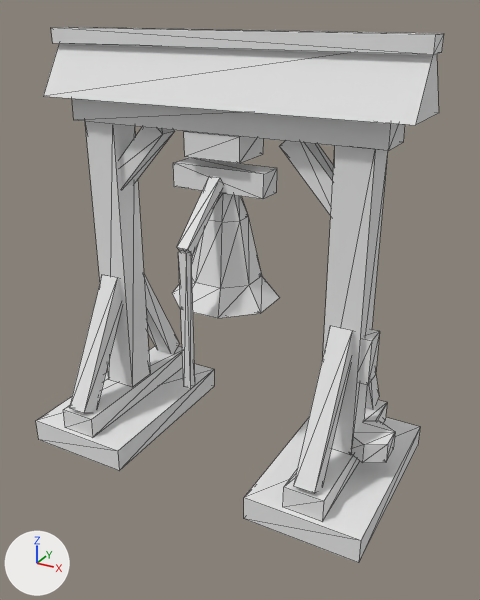
A saved change to the glTF model assets/models/bell-post.glb.
The view is the same before and after, from a camera (50 mm lens) standing at (2.72, -4.68, 3.89) and looking at (0.17, -0.05, 1.58). Arrows for +X, +Y and +Z are at lower left; the lights stay in place. The picture after the commit comes second. Mesh edges are drawn as thin lines. Vertices at exactly the same position are counted once.

In view in the first picture: 'Bell', 'Frame'.
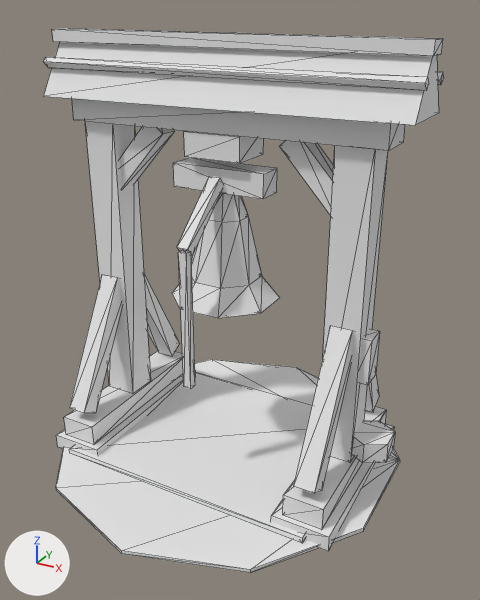
What differs and where, as boxes [x1, y1, x2, y2] in the pictures (480 x 600 px; the box of a moved part takes in the faces that stretch with it):
'Frame', reshaped: before [36, 27, 444, 563]; after [43, 29, 444, 573]
part 1 of me_frame, added: after [69, 372, 312, 543]
part 2 of me_frame, moved or reshaped: before [36, 364, 214, 471]; after [56, 374, 184, 456]
part 3 of me_frame, moved or reshaped: before [63, 346, 183, 438]; after [64, 351, 183, 445]
part 4 of me_frame, moved or reshaped: before [244, 417, 420, 563]; after [271, 424, 394, 551]
part 5 of me_frame, moved or reshaped: before [283, 400, 387, 521]; after [283, 407, 386, 530]
part 6 of me_frame, moved or reshaped: before [51, 27, 444, 55]; after [52, 29, 443, 56]
part 7 of me_frame, added: after [56, 359, 400, 573]
part 8 of me_frame, moved or reshaped: before [85, 122, 150, 387]; after [85, 122, 151, 394]
part 9 of me_frame, moved or reshaped: before [323, 146, 388, 455]; after [323, 146, 388, 463]
part 10 of me_frame, added: after [44, 57, 444, 91]

The change, as a diff of the scene's bpy script:
```diff
--- a/assets/models/bell-post.glb.py
+++ b/assets/models/bell-post.glb.py
@@ me_frame @@
 # used by ob_frame; location = (0.0, 0.0, 0.0)
 # verts and faces of me_frame; kept vertices keep their numbers, new ones are numbered from 146
 # before: 18 (-1.0, -0.15, 0.42) at pixel (132, 387), 19 (-1.0, 0.15, 0.42) at pixel (150, 373), 20 (-1.3, 0.15, 0.42), 21 (-1.3, -0.15, 0.42) at pixel (108, 379)
 # before: 58 (1.3, -0.15, 0.42) at pixel (350, 455), 59 (1.3, 0.15, 0.42), 60 (1.0, 0.15, 0.42), 61 (1.0, -0.15, 0.42)
-me_frame.from_pydata(...)  # 146 vertices, 216 faces; spans x -1.65..1.65, y -0.85..0.85, z 0.0..3.74
+me_frame.from_pydata(...)  # 190 vertices, 280 faces; spans x -1.62..1.62, y -1.65..1.65, z 0.0..3.73
+# me_frame part 1: a new loose piece, a box spanning x -1.2..1.2, y -0.9..0.9, z 0.03..0.08, in mat_palette (its picture is missing)
+# me_frame part 2: the loose piece of 8 vertices spanning x -1.65..-0.65, y -0.85..0.85, z 0.0..0.22 is scaled about its middle by (0.5, 1, 0.636), then moved by (0.0, 0.0, -0.04)
+# me_frame part 3: the loose piece of 8 vertices spanning x -1.32..-0.98, y -0.8..0.8, z 0.22..0.42 is moved by (0.0, 0.0, -0.08)
+# me_frame part 4: the loose piece of 8 vertices spanning x 0.65..1.65, y -0.85..0.85, z 0.0..0.22 is scaled about its middle by (0.5, 1, 0.636), then moved by (0.0, 0.0, -0.04)
+# me_frame part 5: the loose piece of 8 vertices spanning x 0.98..1.32, y -0.8..0.8, z 0.22..0.42 is moved by (0.0, 0.0, -0.08)
+# me_frame part 6: the loose piece of 8 vertices spanning x -1.62..1.62, y -0.11..0.11, z 3.62..3.74 is scaled about its middle by (1, 0.909, 0.833), then moved by (0.0, 0.0, -0.01)
+# me_frame part 7: a new loose piece of 20 vertices spanning x -1.57..1.57, y -1.65..1.65, z 0.0..0.03, in mat_palette (its picture is missing)
+# me_frame part 8
+for i in [*range(18, 22)]: verts[i] += (0.0, 0.0, -0.08)
+# me_frame part 9
+for i in [*range(58, 62)]: verts[i] += (0.0, 0.0, -0.08)
+# me_frame part 10
+# 8 vertices are added at x -1.62, y -0.24..0.24, z 3.43..3.51
+# 8 new vertices lie (3.24, 0.0, -0.02) away from vertices in x -1.62, y -0.24..0.24, z 3.43..3.51
+# 24 new faces join them
 me_frame.materials.append(mat_palette)
```
